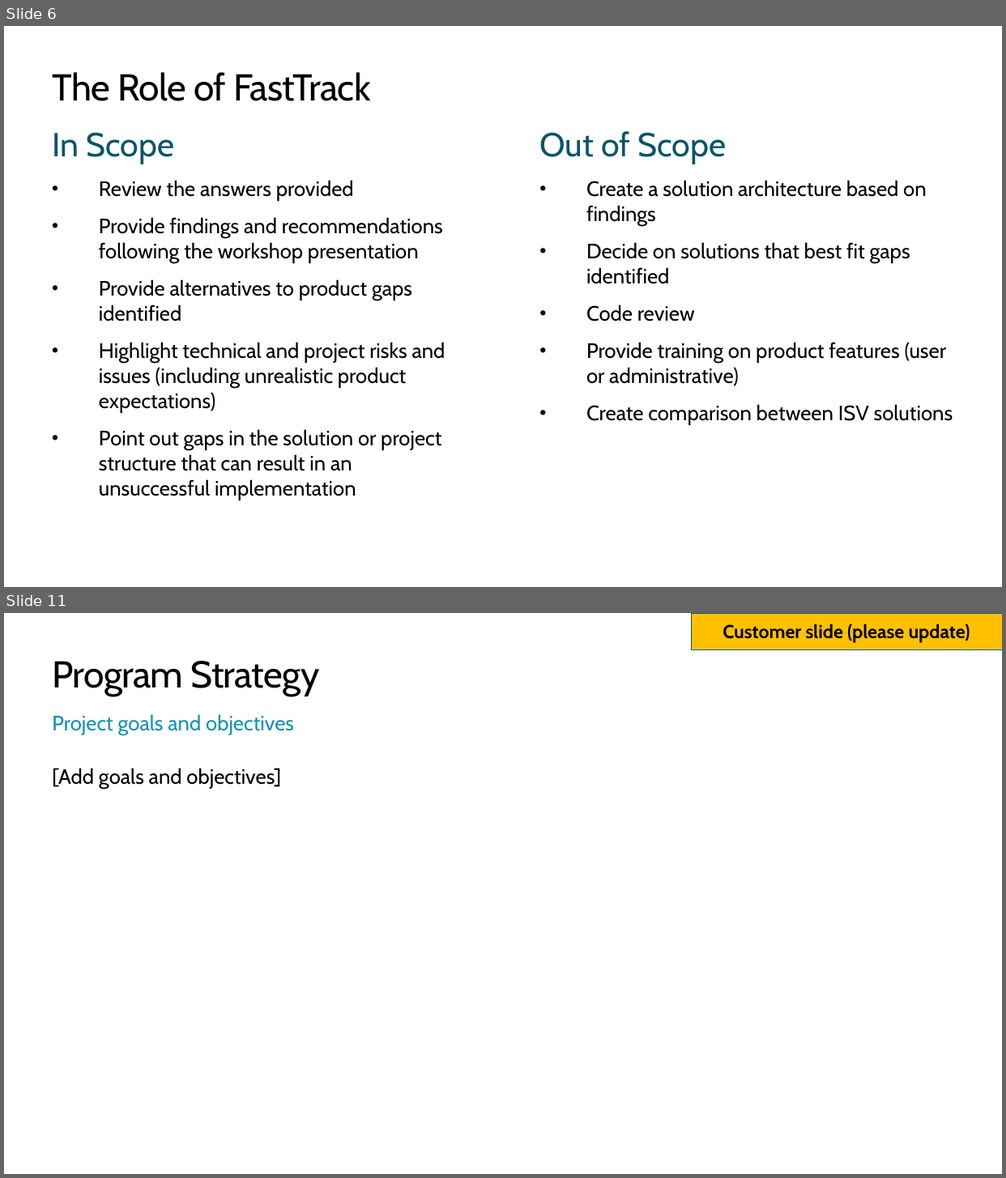
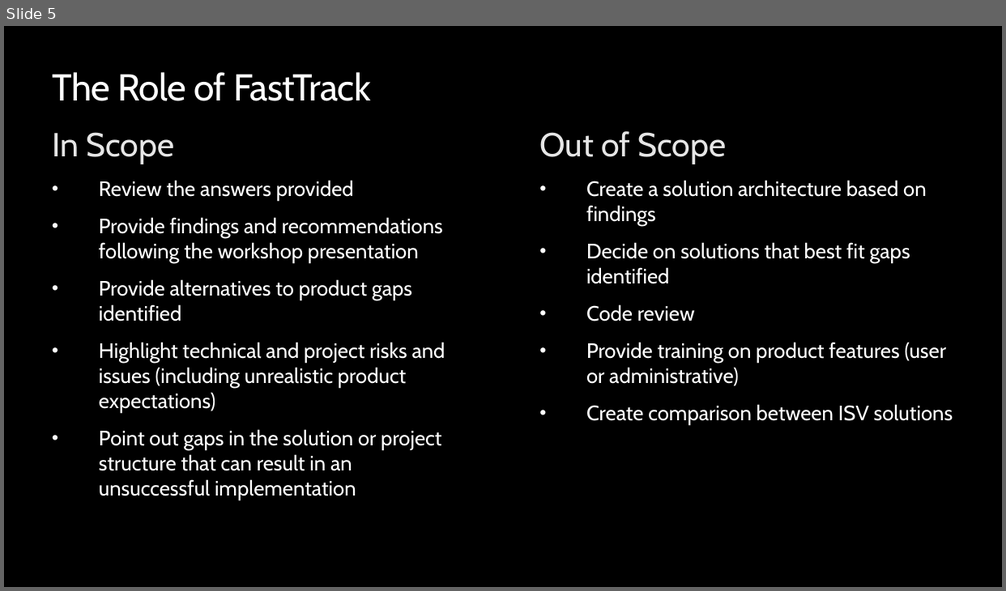
Before and after one commit to MicrosoftDocs/mslearn-developer-tools-power-platform, a slide deck: fasttrack/Solution Blueprint Review workshop template.pptx. Shown one above the other, each under a label of ours: slides 6 and 11 before the commit, slide 5 after it; the slides between them are not shown. The pictures are 1006x1178 and 1006x591 pixels, drawn with LibreOffice and Linux fonts; fonts in the diff are those of the drawing; background and template pictures are left out. Boxes give left, top, right and bottom in pixels: in the first picture for what was removed or moved away, otherwise in the second. Text is boxed around its words. In the diff, an @@ line names an element or a change of style, - is before the commit and + after.

```diff
--- a/fasttrack/Solution Blueprint Review workshop template.pptx
+++ b/fasttrack/Solution Blueprint Review workshop template.pptx
@@ slide 11 removed at (4, 613, 1002, 1174), background #FFFFFF @@
@@ rectangle removed at (691, 613, 1002, 649) @@
-Customer slide (please update)
@@ title removed at (52, 661, 319, 696) @@
-Program Strategy
@@ text removed at (52, 714, 294, 735) @@
-Project goals and objectives
@@ text removed at (52, 768, 281, 789) @@
-[Add goals and objectives]
@@ what was slide 6 is now slide 5 @@
@@ slide 5 changed as well @@
@@ background #FFFFFF to #000000 @@
@@ title "The Role of FastTrack" at (52, 72, 371, 101): text colour #000000 to #FFFFFF @@
@@ text "In Scope" at (52, 132, 445, 500): text colour #0B5569 to #E6E6E6 in "In Scope"; text colour #000000 to #FFFFFF; bullet colour #000000 to #FFFFFF @@
@@ text "Out of Scope" at (539, 131, 953, 425): text colour #0B5569 to #E6E6E6 in "Out of Scope"; text colour #000000 to #FFFFFF; bullet colour #000000 to #FFFFFF @@
```
Also in this commit, not shown: 4 other slides changed, 46 slides added, 64 other slides removed.
